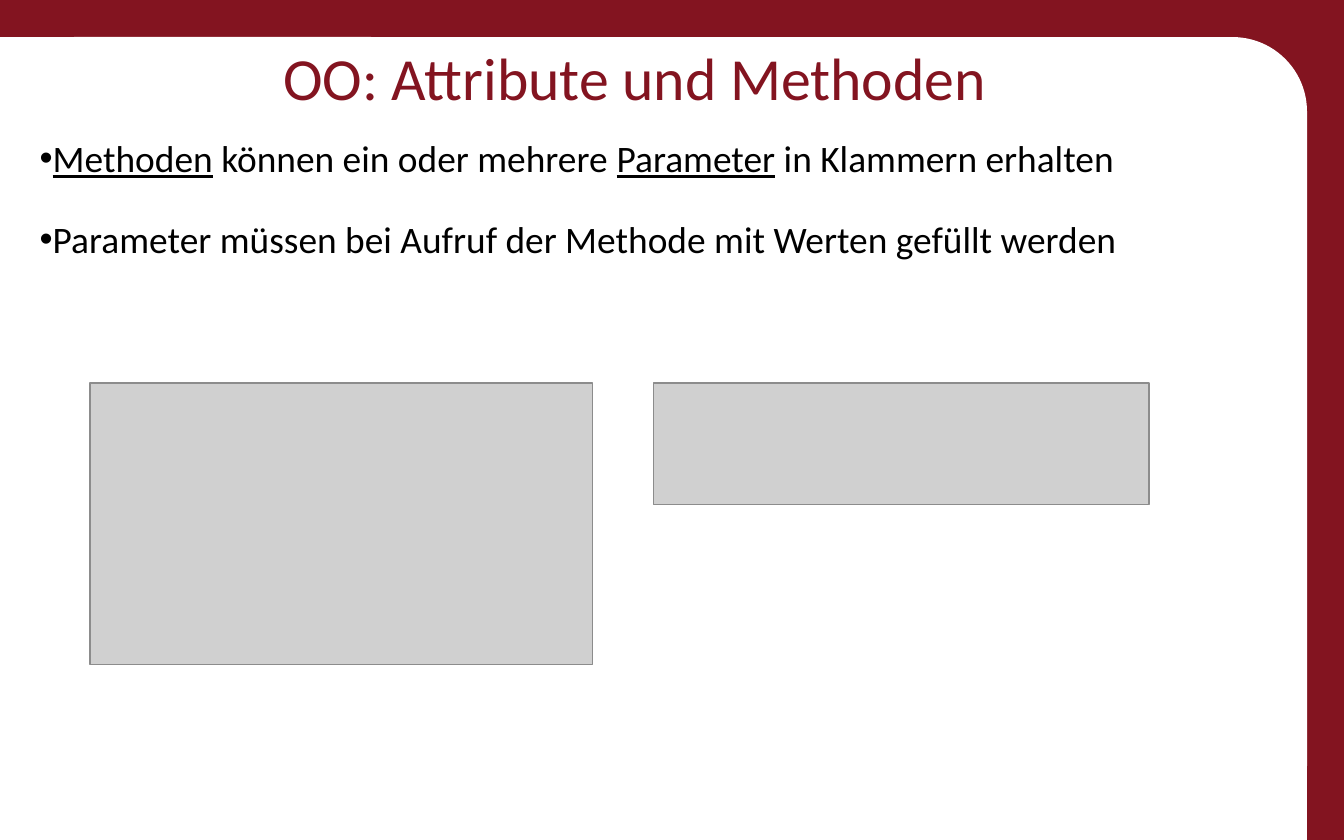
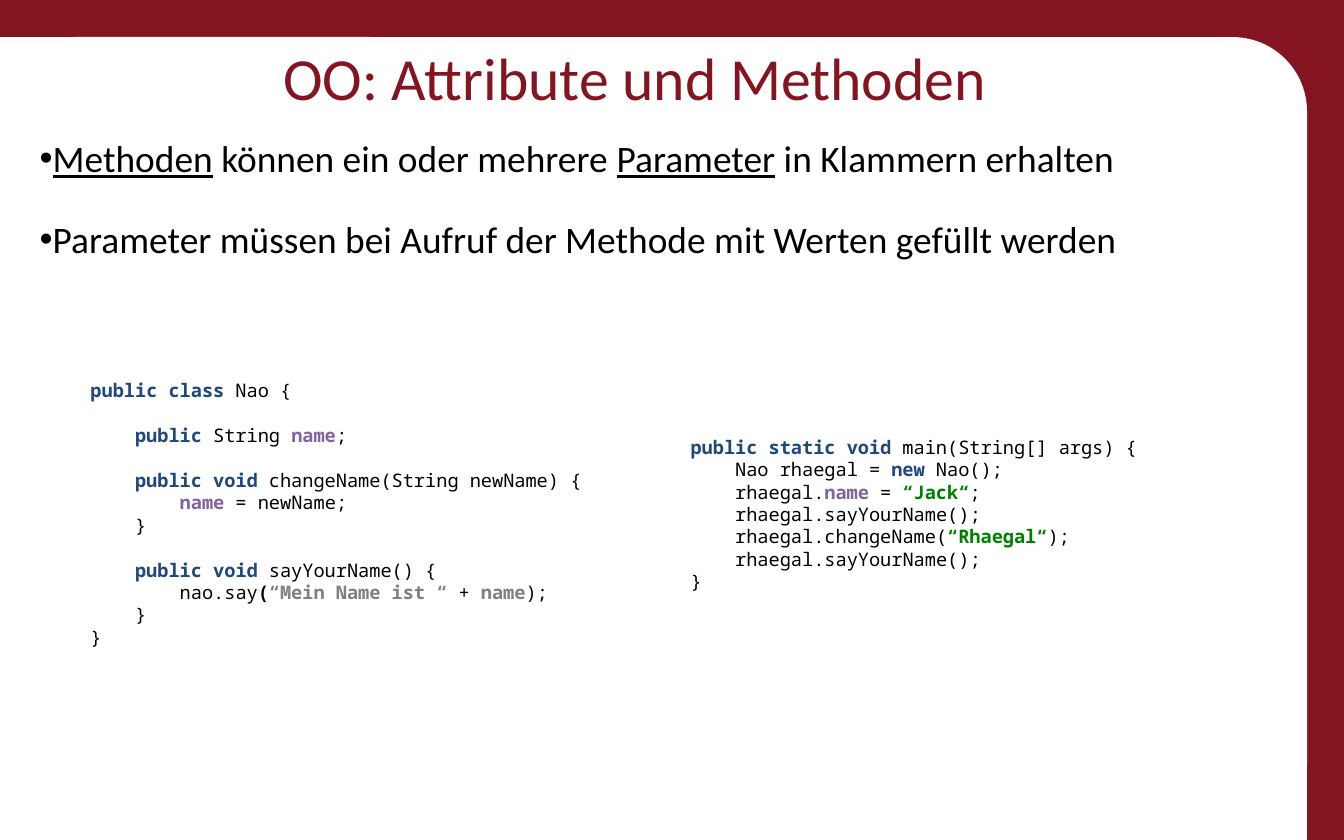
Before and after one commit to Roboscope/java-with-nao, a slide deck: slide 36 of Präsentationen/Anfänger - Java mit NAO.pptx. Drawn at 1344x840 pixels with LibreOffice and Linux fonts; fonts in the diff are those of the drawing; grey boxes stand for pictures; background and template pictures are left out. Boxes give left, top, right and bottom in pixels: in the first picture for what was removed or moved away, otherwise in the second. Text is boxed around its words. In the diff, an @@ line names an element or a change of style, - is before the commit and + after.

Commit message:
Presentation Pictures made to Text

```diff
--- a/Präsentationen/Anfänger - Java mit NAO.pptx
+++ b/Präsentationen/Anfänger - Java mit NAO.pptx
@@ picture removed at <box>90,383,593,664</box> @@
@@ text added at <box>90,382,559,604</box>, 10 pt, text #000000 @@
+public class Nao {
+public String name;
+public void changeName(String newName) {
+name = newName;
+}
+public void sayYourName() {
+nao.say(“Mein Name ist “ + name);
+}
+}
@@ picture removed at <box>653,383,1149,505</box> @@
@@ text added at <box>691,439,1115,571</box>, 10 pt, text #000000 @@
+public static void main(String[] args) {
+Nao rhaegal = new Nao();
+rhaegal.name = “Jack“;
+rhaegal.sayYourName();
+rhaegal.changeName(“Rhaegal“);
+rhaegal.sayYourName();
+}
```
Also in this commit, not shown: 15 other slides changed, 1 slide removed.
